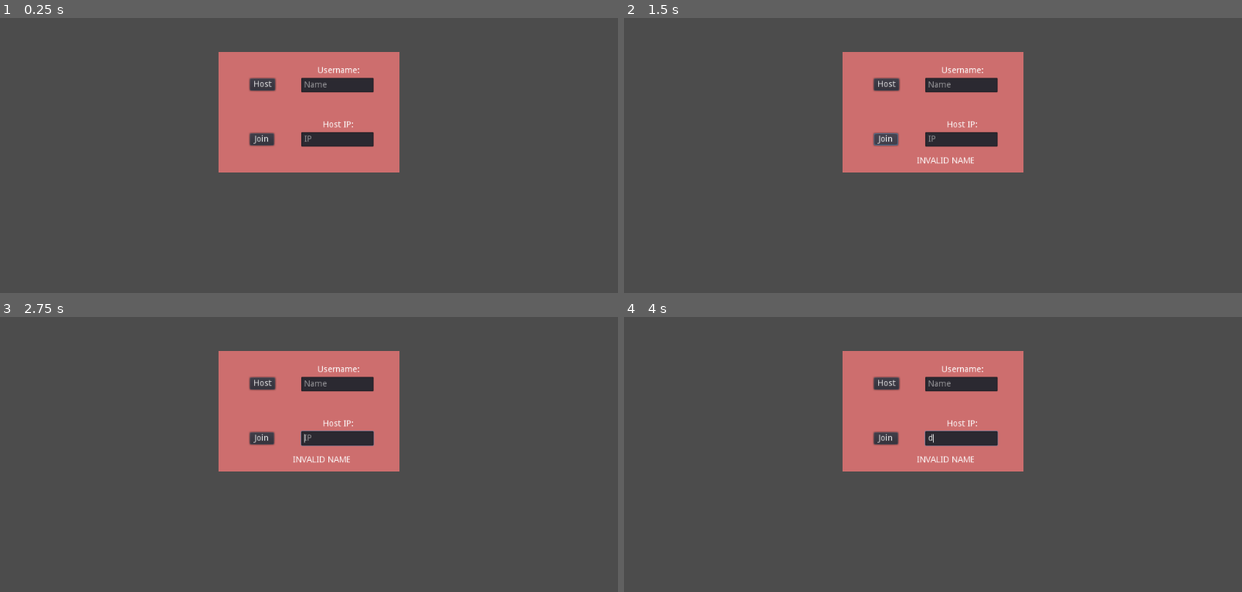
Above: before the commit, frames 1-4 (two rows, left to right).
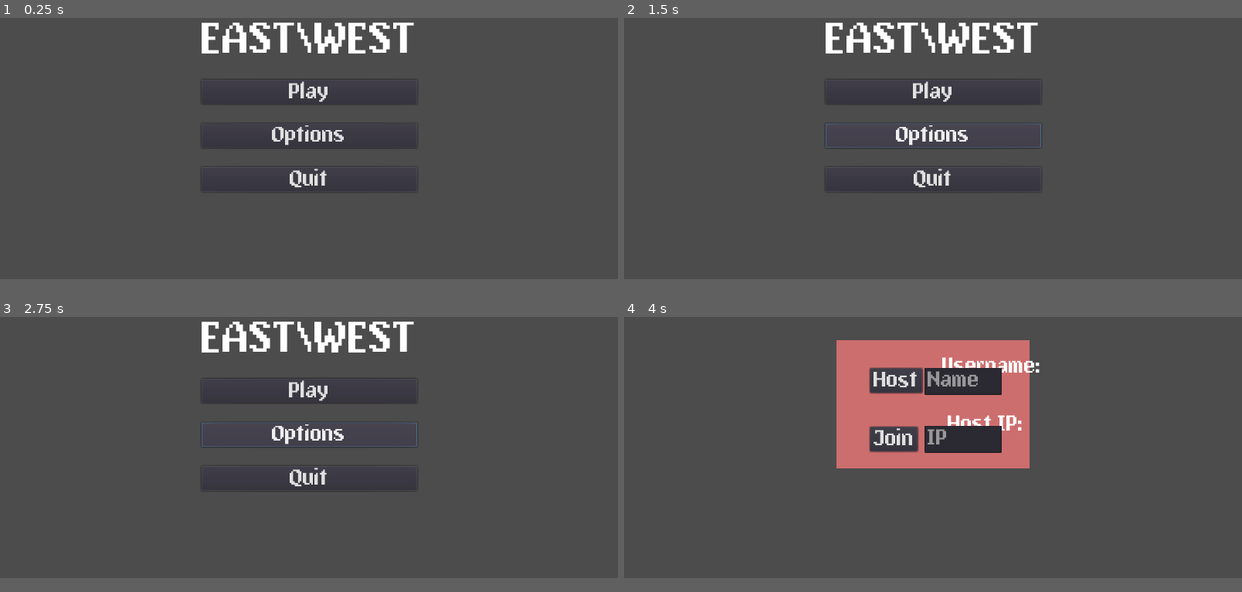
Above: after the commit, the same moments.

Repository: Pillber/East-West
Game: Godot game, scene res://Menus.tscn
Same seed, same stepped clock (60 frames per second), same inputs: the game is played once before the commit and once after it. Before the commit the project starts from res://MainMenu.tscn. The engine's default icon, where the game draws it, is replaced by a stand-in: a white triangle on a blue panel in a dark square.
Inputs (mouse positions are in pixels of both pictures, inside the frame that each line leads up to):
- Up to frame 1 (0.25 s): no input
- Up to frame 2 (1.5 s): click (889, 84) at 0.5 s, where only the run before the commit has a clickable "Host"; click (883, 139) at 1.25 s, where only the run before the commit has a clickable "Join"
- Up to frame 3 (2.75 s): click (309, 443) at 2 s, where only the run after the commit has a clickable "Options"
- Up to frame 4 (4 s): click (933, 396) at 2.75 s, where only the run after the commit has a clickable "Play"; tap Enter at 3.5 s; hold D (move_right) from 3.53 s (still down)
In our replay, the window is 800x468 before the commit and 800x450 after it. These sizes can differ from the game's own. Grey fills any space a smaller window leaves; there, only what the larger window draws over its background counts as a difference.

The runs differ from the first frame. In frame 1, 14% of the frame differs, in the area x 32-68%, y 1-63%; in frame 2, 14%; in frame 3, 14%; in frame 4, 6.2%.

Commit message:
new pixel art font. changed main menu. set up project for pixel art.

Diff:
--- /dev/null
+++ b/MainMenu.gd
@@ -0,0 +1,16 @@
+extends VBoxContainer
+
+signal play_pressed
+
+func _on_PlayButton_pressed():
+	print("playing...")
+	emit_signal("play_pressed")
+
+
+func _on_OptionsButton_pressed():
+	print("options...")
+
+
+func _on_QuitButton_pressed():
+	print("quiting...")
+	get_tree().quit()
--- a/MainMenu.tscn
+++ b/MainMenu.tscn
@@ -1,152 +1,50 @@
-[gd_scene load_steps=4 format=2]
+[gd_scene load_steps=3 format=2]
 
-[ext_resource path="res://MenuController.gd" type="Script" id=1]
+[ext_resource path="res://UI/title_font.tres" type="DynamicFont" id=1]
+[ext_resource path="res://MainMenu.gd" type="Script" id=2]
 
-[sub_resource type="StyleBoxFlat" id=1]
-bg_color = Color( 0.807843, 0.435294, 0.435294, 1 )
-
-[sub_resource type="StyleBoxFlat" id=2]
-bg_color = Color( 0.807843, 0.435294, 0.435294, 1 )
-
-[node name="MainMenu" type="Control"]
+[node name="MainMenu" type="VBoxContainer"]
 anchor_left = 0.5
 anchor_top = 0.5
 anchor_right = 0.5
 anchor_bottom = 0.5
-script = ExtResource( 1 )
+margin_left = -167.5
+margin_top = -136.0
+margin_right = 167.5
+margin_bottom = 136.0
+custom_constants/separation = 30
+alignment = 1
+script = ExtResource( 2 )
 __meta__ = {
 "_edit_use_anchors_": false
 }
 
-[node name="LobbyPanel" type="Panel" parent="."]
-visible = false
-anchor_left = 0.5
-anchor_top = 0.5
-anchor_right = 0.5
-anchor_bottom = 0.5
-margin_left = -75.0
-margin_top = -125.0
-margin_right = 75.0
-margin_bottom = 125.0
-custom_styles/panel = SubResource( 1 )
-__meta__ = {
-"_edit_use_anchors_": false
-}
+[node name="Title" type="Label" parent="."]
+margin_right = 335.0
+margin_bottom = 65.0
+size_flags_stretch_ratio = 0.0
+custom_fonts/font = ExtResource( 1 )
+text = "EAST\\WEST"
+align = 1
 
-[node name="PlayerList" type="ItemList" parent="LobbyPanel"]
-anchor_left = 0.5
-anchor_top = 0.5
-anchor_right = 0.5
-anchor_bottom = 0.5
-margin_left = -60.0
-margin_top = -115.0
-margin_right = 60.0
-margin_bottom = 85.0
-__meta__ = {
-"_edit_use_anchors_": false
-}
+[node name="PlayButton" type="Button" parent="."]
+margin_top = 95.0
+margin_right = 335.0
+margin_bottom = 134.0
+text = "Play"
 
-[node name="StartButton" type="Button" parent="LobbyPanel"]
-anchor_left = 0.5
-anchor_top = 0.5
-anchor_right = 0.5
-anchor_bottom = 0.5
-margin_left = -20.5
-margin_top = 95.0
-margin_right = 20.5
-margin_bottom = 115.0
-text = "Start"
-__meta__ = {
-"_edit_use_anchors_": false
-}
+[node name="OptionsButton" type="Button" parent="."]
+margin_top = 164.0
+margin_right = 335.0
+margin_bottom = 203.0
+text = "Options"
 
-[node name="ConnectingPanel" type="Panel" parent="."]
-anchor_left = 0.5
-anchor_top = 0.5
-anchor_right = 0.5
-anchor_bottom = 0.5
-margin_left = -150.0
-margin_top = -100.0
-margin_right = 150.0
-margin_bottom = 100.0
-custom_styles/panel = SubResource( 2 )
-__meta__ = {
-"_edit_use_anchors_": false
-}
+[node name="QuitButton" type="Button" parent="."]
+margin_top = 233.0
+margin_right = 335.0
+margin_bottom = 272.0
+text = "Quit"
 
-[node name="Labels" type="Control" parent="ConnectingPanel"]
-margin_right = 40.0
-margin_bottom = 40.0
-__meta__ = {
-"_edit_use_anchors_": false
-}
-
-[node name="NameLabel" type="Label" parent="ConnectingPanel/Labels"]
-margin_left = 164.174
-margin_top = 24.3367
-margin_right = 234.174
-margin_bottom = 38.3367
-text = "Username:"
-__meta__ = {
-"_edit_use_anchors_": false
-}
-
-[node name="IPLabel" type="Label" parent="ConnectingPanel/Labels"]
-margin_left = 173.245
-margin_top = 114.074
-margin_right = 224.245
-margin_bottom = 128.074
-text = "Host IP:"
-__meta__ = {
-"_edit_use_anchors_": false
-}
-
-[node name="HostButton" type="Button" parent="ConnectingPanel"]
-margin_left = 52.222
-margin_top = 44.0
-margin_right = 94.222
-margin_bottom = 64.0
-text = "Host"
-__meta__ = {
-"_edit_use_anchors_": false
-}
-
-[node name="JoinButton" type="Button" parent="ConnectingPanel"]
-margin_left = 52.222
-margin_top = 135.0
-margin_right = 92.222
-margin_bottom = 155.0
-text = "Join"
-__meta__ = {
-"_edit_use_anchors_": false
-}
-
-[node name="IPPrompt" type="LineEdit" parent="ConnectingPanel"]
-margin_left = 137.222
-margin_top = 132.929
-margin_right = 257.222
-margin_bottom = 156.929
-placeholder_text = "IP"
-__meta__ = {
-"_edit_use_anchors_": false
-}
-
-[node name="NamePrompt" type="LineEdit" parent="ConnectingPanel"]
-margin_left = 137.222
-margin_top = 42.9289
-margin_right = 257.222
-margin_bottom = 66.9289
-placeholder_text = "Name"
-__meta__ = {
-"_edit_use_anchors_": false
-}
-
-[node name="ErrorLabel" type="Label" parent="."]
-margin_left = -26.8394
-margin_top = 74.2366
-margin_right = 13.1606
-margin_bottom = 88.2366
-
-[connection signal="pressed" from="LobbyPanel/StartButton" to="." method="_on_StartButton_pressed"]
-[connection signal="pressed" from="ConnectingPanel/HostButton" to="." method="_on_HostButton_pressed"]
-[connection signal="pressed" from="ConnectingPanel/JoinButton" to="." method="_on_JoinButton_pressed"]
+[connection signal="pressed" from="PlayButton" to="." method="_on_PlayButton_pressed"]
+[connection signal="pressed" from="OptionsButton" to="." method="_on_OptionsButton_pressed"]
+[connection signal="pressed" from="QuitButton" to="." method="_on_QuitButton_pressed"]
--- a/MenuController.gd
+++ b/MenuController.gd
@@ -1,5 +1,9 @@
 extends Control
 
+onready var lobby = $LobbyPanel
+onready var connecting = $ConnectingPanel
+onready var main_menu = $MainMenu
+onready var error = $ErrorLabel
 
 func _ready():
 	# Called every time the node is added to the scene.
@@ -11,45 +15,52 @@
 	gamestate.connect("connection_succeeded", self, "_on_connection_success")
 	gamestate.connect("connection_failed", self, "_on_connection_failed")
 
-	$LobbyPanel.hide()
-	$ConnectingPanel.show()
+	main_menu.connect("play_pressed", self, "show_connecting")
 
+	lobby.hide()
+	connecting.hide()
+	main_menu.show()
+
+func show_connecting():
+	main_menu.hide()
+	connecting.show()
 
 func _on_connection_success():
 	refresh_lobby()
-	$ConnectingPanel.hide()
-	$LobbyPanel.show()
+	connecting.hide()
+	lobby.show()
 
 func _on_connection_failed():
-	$ErrorLabel.text = "CONNECTION FAILED."
-	$ConnectingPanel/HostButton.disabled = false
-	$ConnectingPanel/JoinButton.disabled = false
+	error.text = "CONNECTION FAILED."
+	connecting.get_node("HostButton").disabled = false
+	connecting.get_node("JoinButton").disabled = false
 
 func refresh_lobby():
+	var lobby_list = lobby.get_node("PlayerList")
 	#Clear current lobby list and add self
-	$LobbyPanel/PlayerList.clear()
-	$LobbyPanel/PlayerList.add_item(gamestate.player_name + " (You)")
+	lobby_list.clear()
+	lobby_list.add_item(gamestate.player_name + " (You)")
 
 	#Add all of the other players
 	var player_list = gamestate.get_player_list()
 	print("List: " + str(player_list))
 	player_list.sort()
 	for p in player_list:
-		$LobbyPanel/PlayerList.add_item(p)
+		lobby_list.add_item(p)
 		print("Adding to UI: " + p)
 
 func _on_HostButton_pressed():
 	#Get inputs
-	var name = $ConnectingPanel/NamePrompt.text
+	var name = connecting.get_node("NamePrompt").text
 
 	#Check for valid input
 	if name == "":
-		$ErrorLabel.text = "INVALID NAME"
+		error.text = "INVALID NAME"
 		return
 
-	$LobbyPanel.show()
-	$ConnectingPanel.hide()
-	$ErrorLabel.text = ""
+	lobby.show()
+	connecting.hide()
+	error.text = ""
 
 	gamestate.host_game(name)
 	refresh_lobby()
@@ -57,26 +68,26 @@
 func _on_JoinButton_pressed():
 
 	#Get inputs
-	var name = $ConnectingPanel/NamePrompt.text
-	var ip = $ConnectingPanel/IPPrompt.text
+	var name = connecting.get_node("NamePrompt").text
+	var ip = connecting.get_node("IPPrompt").text
 
 	#Check for valid inputs
 	if name == "":
-		$ErrorLabel.text = "INVALID NAME"
+		error.text = "INVALID NAME"
 		return
 	if not ip.is_valid_ip_address():
-		$ErrorLabel.text = "INVALID IP"
+		error.text = "INVALID IP"
 		return
 
 	#Disable further inputs until connection attempt is processed
-	$ErrorLabel.text = ""
-	$ConnectingPanel/HostButton.disabled = true
-	$ConnectingPanel/JoinButton.disabled = true
+	error.text = ""
+	connecting.get_node("HostButton").disabled = true
+	connecting.get_node("JoinButton").disabled = true
 
 	#Attempt to Connect
 	gamestate.join_game(ip, name)
 
-	$LobbyPanel/StartButton.disabled = true
+	lobby.get_node("StartButton").disabled = true
 
 func _on_StartButton_pressed():
 	gamestate.start_game()
--- /dev/null
+++ b/Menus.tscn
@@ -0,0 +1,210 @@
+[gd_scene load_steps=6 format=2]
+
+[ext_resource path="res://MainMenu.tscn" type="PackedScene" id=1]
+[ext_resource path="res://MenuController.gd" type="Script" id=2]
+[ext_resource path="res://icon.png" type="Texture" id=3]
+
+[sub_resource type="StyleBoxFlat" id=1]
+bg_color = Color( 0.807843, 0.435294, 0.435294, 1 )
+
+[sub_resource type="StyleBoxFlat" id=2]
+bg_color = Color( 0.807843, 0.435294, 0.435294, 1 )
+
+[node name="Menus" type="Control"]
+anchor_right = 1.0
+anchor_bottom = 1.0
+script = ExtResource( 2 )
+__meta__ = {
+"_edit_use_anchors_": false
+}
+
+[node name="LobbyPanel" type="Panel" parent="."]
+visible = false
+anchor_left = 0.5
+anchor_top = 0.5
+anchor_right = 0.5
+anchor_bottom = 0.5
+margin_left = -75.0
+margin_top = -125.0
+margin_right = 75.0
+margin_bottom = 125.0
+custom_styles/panel = SubResource( 1 )
+__meta__ = {
+"_edit_use_anchors_": false
+}
+
+[node name="PlayerList" type="ItemList" parent="LobbyPanel"]
+anchor_left = 0.5
+anchor_top = 0.5
+anchor_right = 0.5
+anchor_bottom = 0.5
+margin_left = -60.0
+margin_top = -115.0
+margin_right = 60.0
+margin_bottom = 85.0
+__meta__ = {
+"_edit_use_anchors_": false
+}
+
+[node name="StartButton" type="Button" parent="LobbyPanel"]
+anchor_left = 0.5
+anchor_top = 0.5
+anchor_right = 0.5
+anchor_bottom = 0.5
+margin_left = -20.5
+margin_top = 95.0
+margin_right = 20.5
+margin_bottom = 115.0
+text = "Start"
+__meta__ = {
+"_edit_use_anchors_": false
+}
+
+[node name="ConnectingPanel" type="Panel" parent="."]
+visible = false
+anchor_left = 0.5
+anchor_top = 0.5
+anchor_right = 0.5
+anchor_bottom = 0.5
+margin_left = -150.0
+margin_top = -100.0
+margin_right = 150.0
+margin_bottom = 100.0
+custom_styles/panel = SubResource( 2 )
+__meta__ = {
+"_edit_use_anchors_": false
+}
+
+[node name="Labels" type="Control" parent="ConnectingPanel"]
+margin_right = 40.0
+margin_bottom = 40.0
+__meta__ = {
+"_edit_use_anchors_": false
+}
+
+[node name="NameLabel" type="Label" parent="ConnectingPanel/Labels"]
+margin_left = 164.174
+margin_top = 24.3367
+margin_right = 234.174
+margin_bottom = 38.3367
+text = "Username:"
+__meta__ = {
+"_edit_use_anchors_": false
+}
+
+[node name="IPLabel" type="Label" parent="ConnectingPanel/Labels"]
+margin_left = 173.245
+margin_top = 114.074
+margin_right = 224.245
+margin_bottom = 128.074
+text = "Host IP:"
+__meta__ = {
+"_edit_use_anchors_": false
+}
+
+[node name="HostButton" type="Button" parent="ConnectingPanel"]
+margin_left = 52.222
+margin_top = 44.0
+margin_right = 94.222
+margin_bottom = 64.0
+text = "Host"
+__meta__ = {
+"_edit_use_anchors_": false
+}
+
+[node name="JoinButton" type="Button" parent="ConnectingPanel"]
+margin_left = 52.222
+margin_top = 135.0
+margin_right = 92.222
+margin_bottom = 155.0
+text = "Join"
+__meta__ = {
+"_edit_use_anchors_": false
+}
+
+[node name="IPPrompt" type="LineEdit" parent="ConnectingPanel"]
+margin_left = 137.222
+margin_top = 132.929
+margin_right = 257.222
+margin_bottom = 156.929
+placeholder_text = "IP"
+__meta__ = {
+"_edit_use_anchors_": false
+}
+
+[node name="NamePrompt" type="LineEdit" parent="ConnectingPanel"]
+margin_left = 137.222
+margin_top = 42.9289
+margin_right = 257.222
+margin_bottom = 66.9289
+placeholder_text = "Name"
+__meta__ = {
+"_edit_use_anchors_": false
+}
+
+[node name="ErrorLabel" type="Label" parent="."]
+visible = false
+margin_left = -26.8394
+margin_top = 74.2366
+margin_right = 13.1606
+margin_bottom = 88.2366
+__meta__ = {
+"_edit_use_anchors_": false
+}
+
+[node name="MainMenu" parent="." instance=ExtResource( 1 )]
+visible = false
+
+[node name="Control" type="Control" parent="."]
+visible = false
+margin_right = 40.0
+margin_bottom = 40.0
+
+[node name="HBoxContainer" type="HBoxContainer" parent="Control"]
+anchor_left = 0.5
+anchor_top = 0.5
+anchor_right = 0.5
+anchor_bottom = 0.5
+margin_left = -176.5
+margin_top = -32.0
+margin_right = 176.5
+margin_bottom = 32.0
+custom_constants/separation = 64
+__meta__ = {
+"_edit_use_anchors_": false
+}
+
+[node name="HostButton" type="Button" parent="Control/HBoxContainer"]
+margin_right = 84.0
+margin_bottom = 64.0
+text = "Host"
+
+[node name="TextureRect" type="TextureRect" parent="Control/HBoxContainer"]
+margin_left = 148.0
+margin_right = 212.0
+margin_bottom = 64.0
+texture = ExtResource( 3 )
+stretch_mode = 4
+__meta__ = {
+"_edit_use_anchors_": false
+}
+
+[node name="JoinButton" type="Button" parent="Control/HBoxContainer"]
+margin_left = 276.0
+margin_right = 353.0
+margin_bottom = 64.0
+text = "Join"
+
+[node name="NamePrompt" type="LineEdit" parent="Control"]
+anchor_top = 0.5
+anchor_right = 1.0
+anchor_bottom = 0.5
+margin_top = -21.5
+margin_bottom = 21.5
+__meta__ = {
+"_edit_use_anchors_": false
+}
+
+[connection signal="pressed" from="LobbyPanel/StartButton" to="." method="_on_StartButton_pressed"]
+[connection signal="pressed" from="ConnectingPanel/HostButton" to="." method="_on_HostButton_pressed"]
+[connection signal="pressed" from="ConnectingPanel/JoinButton" to="." method="_on_JoinButton_pressed"]
--- /dev/null
+++ b/UI/main_menu_font.tres
@@ -0,0 +1,7 @@
+[gd_resource type="DynamicFont" load_steps=2 format=2]
+
+[ext_resource path="res://UI/PixAntiqua.ttf" type="DynamicFontData" id=1]
+
+[resource]
+size = 32
+font_data = ExtResource( 1 )
--- /dev/null
+++ b/UI/main_menu_theme.tres
@@ -0,0 +1,6 @@
+[gd_resource type="Theme" load_steps=2 format=2]
+
+[ext_resource path="res://UI/main_menu_font.tres" type="DynamicFont" id=1]
+
+[resource]
+default_font = ExtResource( 1 )
--- /dev/null
+++ b/UI/title_font.tres
@@ -0,0 +1,7 @@
+[gd_resource type="DynamicFont" load_steps=2 format=2]
+
+[ext_resource path="res://UI/PixAntiqua.ttf" type="DynamicFontData" id=1]
+
+[resource]
+size = 64
+font_data = ExtResource( 1 )
--- a/gamestate.gd
+++ b/gamestate.gd
@@ -90,7 +90,7 @@
 	# Change to game scene while keeping lobby scene loading
 	var Game = load("res://Game.tscn").instance()
 	get_tree().get_root().add_child(Game)
-	get_tree().get_root().get_node("MainMenu").hide()
+	get_tree().get_root().get_node("Menus").hide()
 
 	# Add this clients player to the game scene
 	var my_player = load("res://Player.tscn").instance()
--- a/project.godot
+++ b/project.godot
@@ -11,12 +11,23 @@
 [application]
 
 config/name="East-West"
-run/main_scene="res://MainMenu.tscn"
+run/main_scene="res://Menus.tscn"
 config/icon="res://icon.png"
 
 [autoload]
 
 gamestate="*res://gamestate.gd"
+
+[display]
+
+window/size/width=960
+window/size/height=540
+window/size/fullscreen=true
+window/stretch/mode="2d"
+
+[gui]
+
+theme/custom_font="res://UI/main_menu_font.tres"
 
 [input]
 
Binary file added: UI/PixAntiqua.ttf
